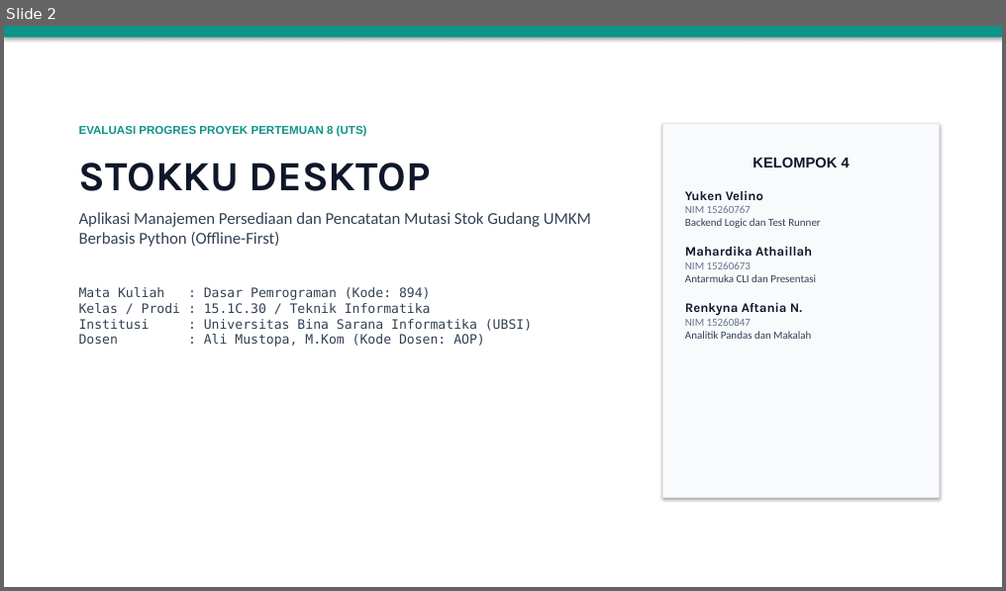
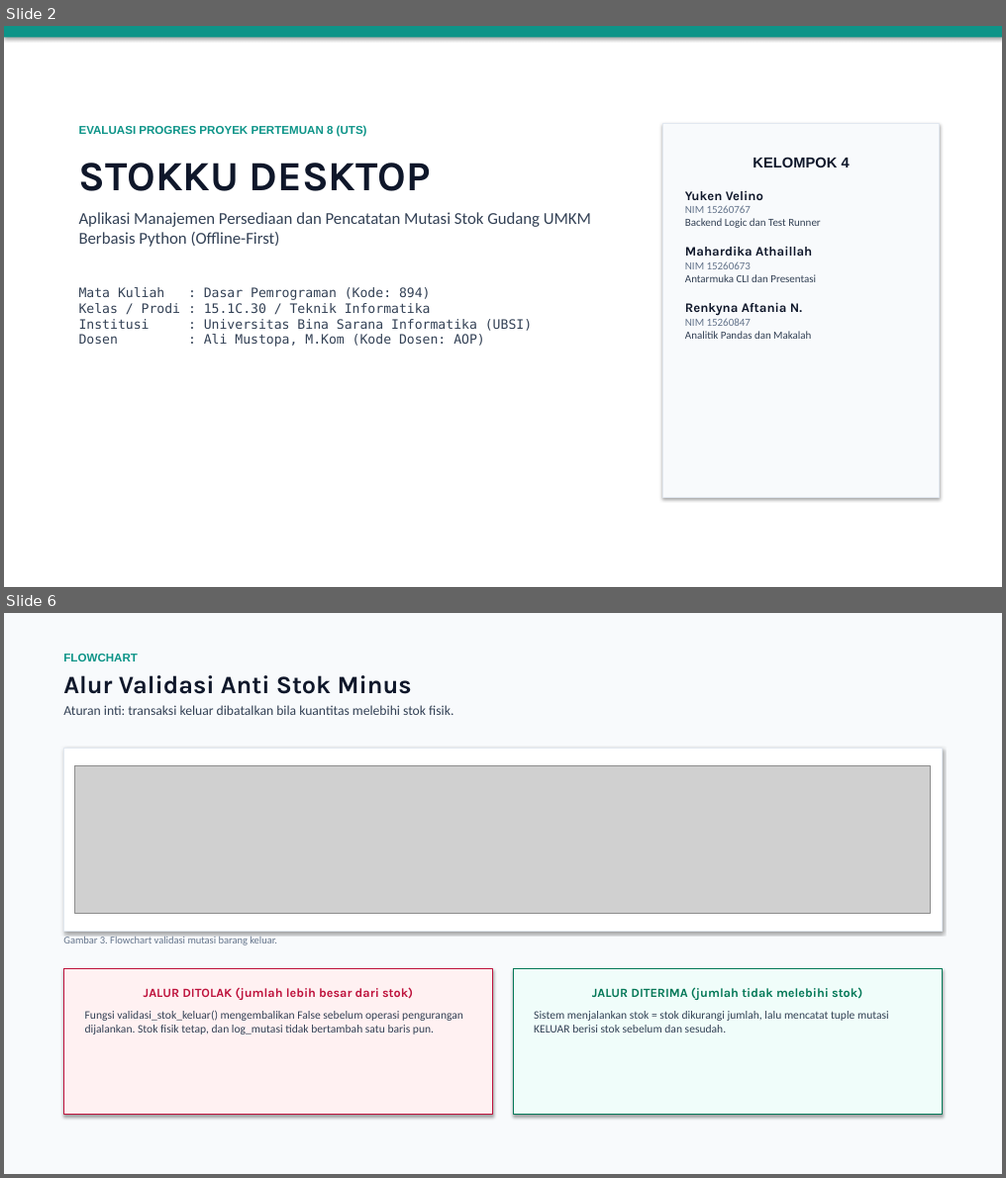
Before and after one commit to Curzyori/Stokku-Desktop, a slide deck: docs/presentasi/STOKKU_DESKTOP_PROGRES_P7.pptx. Shown one above the other, each under a label of ours: slide 2 before the commit, slides 2 and 6 after it; the slides between them are not shown. The pictures are 1006x591 and 1006x1178 pixels, drawn with LibreOffice and Linux fonts; fonts in the diff are those of the drawing; grey boxes stand for pictures. Boxes give left, top, right and bottom in pixels: in the first picture for what was removed or moved away, otherwise in the second. Text is boxed around its words. In the diff, an @@ line names an element or a change of style, - is before the commit and + after.

Commit message:
feat: tambahkan diagram, flowchart, dan preview terminal ke README serta deck presentasi

```diff
--- a/docs/presentasi/STOKKU_DESKTOP_PROGRES_P7.pptx
+++ b/docs/presentasi/STOKKU_DESKTOP_PROGRES_P7.pptx
@@ slide 6 added at [4,613,1002,1174], background #FFFFFF @@
@@ rectangle added at [4,613,1002,1174], fill #F8FAFC @@
@@ text added at [63,654,453,715], 13 pt, text #334155 @@
+FLOWCHART
+Alur Validasi Anti Stok Minus
+Aturan inti: transaksi keluar dibatalkan bila kuantitas melebihi stok fisik.
@@ rectangle added at [63,748,943,931], fill #FFFFFF, outline #E2E8F0 1 pt @@
@@ picture added at [75,765,931,913] @@
@@ text added at [63,935,277,946], 10 pt, text #64748B @@
+Gambar 3. Flowchart validasi mutasi barang keluar.
@@ rectangle added at [63,968,493,1115], fill #FFF1F2, outline #BE123C 1 pt, 11 pt, text #334155 @@
+JALUR DITOLAK (jumlah lebih besar dari stok)
+Fungsi validasi_stok_keluar() mengembalikan False sebelum operasi pengurangan dijalankan. Stok fisik tetap, dan log_mutasi tidak bertambah satu baris pun.
@@ rectangle added at [513,968,943,1115], fill #F0FDFA, outline #047857 1 pt, 11 pt, text #334155 @@
+JALUR DITERIMA (jumlah tidak melebihi stok)
+Sistem menjalankan stok = stok dikurangi jumlah, lalu mencatat tuple mutasi KELUAR berisi stok sebelum dan sesudah.
```
Also in this commit, not shown: 7 slides changed, 4 other slides added, 1 slide removed, 34 other files.
